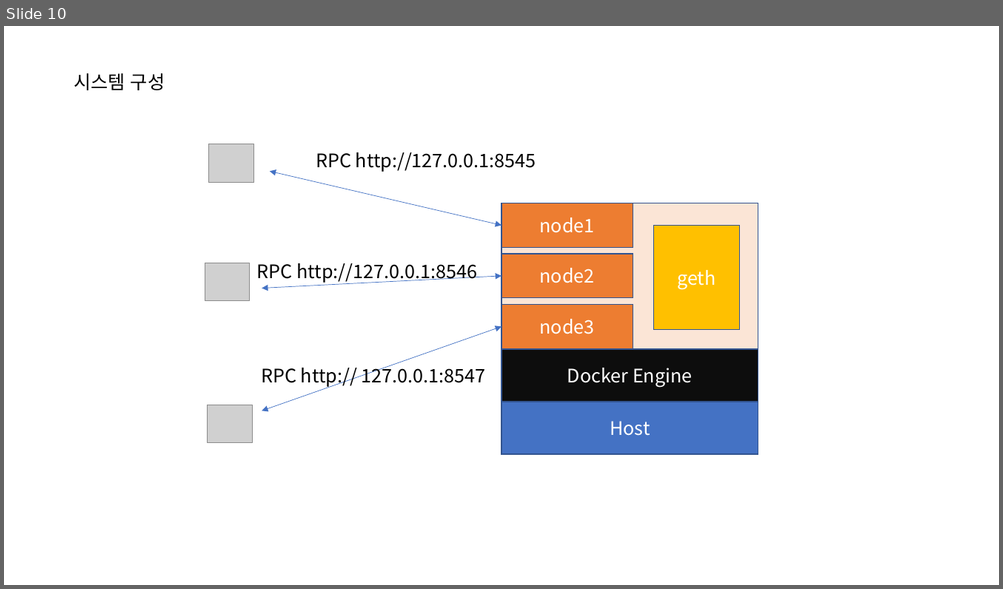
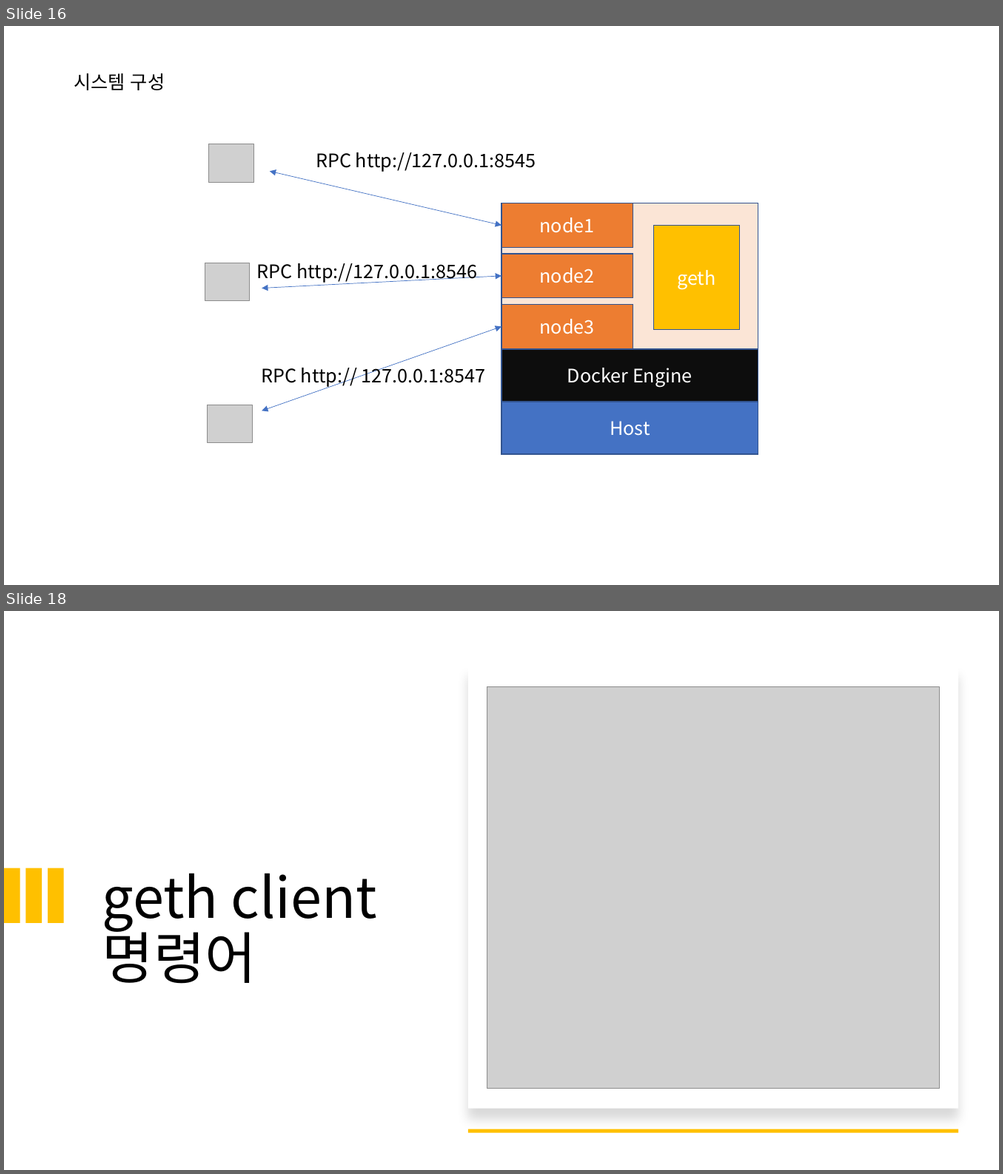
Before and after one commit to hypermusic80/eth_web3, a slide deck: 이더리움구축.pptx. Shown one above the other, each under a label of ours: slide 10 before the commit, slides 16 and 18 after it; the slides between them are not shown. The pictures are 1003x589 and 1003x1174 pixels, drawn with LibreOffice and Linux fonts; fonts in the diff are those of the drawing; grey boxes stand for pictures. Boxes give left, top, right and bottom in pixels: in the first picture for what was removed or moved away, otherwise in the second. Text is boxed around its words. In the diff, an @@ line names an element or a change of style, - is before the commit and + after.

```diff
--- a/이더리움구축.pptx
+++ b/이더리움구축.pptx
@@ slide 18 added at <box>4,611,999,1170</box>, background #FFFFFF @@
@@ rectangle added at <box>468,667,959,1109</box>, fill #FFFFFF @@
@@ picture added at <box>487,687,939,1089</box> @@
@@ rectangle added at <box>4,869,20,923</box>, fill #FFC000 @@
@@ rectangle added at <box>25,869,41,923</box>, fill #FFC000 @@
@@ rectangle added at <box>48,869,64,923</box>, fill #FFC000 @@
@@ text added at <box>102,873,377,984</box>, 54 pt, text #000000 @@
+geth client 명령어
@@ rectangle added at <box>468,1130,959,1133</box>, fill #FFC000 @@
@@ what was slide 10 is now slide 16 @@
```
Also in this commit, not shown: 2 slides changed, 11 other slides added.
